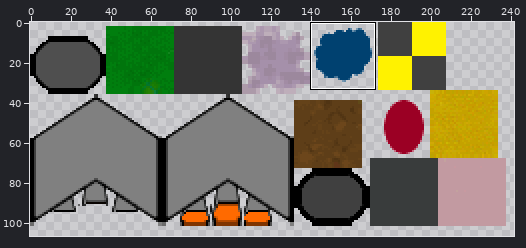
Sprite sheet: client/assets/sprites.png. Above: a wide view before the commit, with the close-up outlined.
Close-up. Old version:
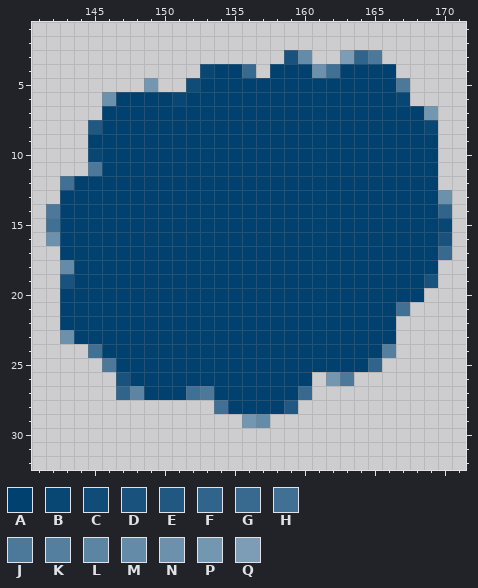
The file is 256x128 pixels. Colours within 5 levels of each other are drawn and written as one. Shown: x 141..171, y 1..32. The wide view leaves out empty margins. The commit also changed other parts of the picture, which this record leaves out.
Palette (. is transparent): A #004170  B #084674  C #104c78  D #18527d  E #205881  F #30648a  G #386a8f  H #407093  J #4c799a  K #547f9f  L #5c85a3  M #648ba8  N #6c91ac  P #7497b1  Q #7c9db5
Pixels before, first column x 142:
 3 .................DM..QFJ.....
 4 ...........BAAG.AAANHAAAA....
 5 .......P..CAAAAAAAAAAAAAAJ...
 6 ....NAAAABAAAAAAAAAAAAAAAB...
 7 ....AAAAAAAAAAAAAAAAAAAAAAAP.
 8 ...EAAAAAAAAAAAAAAAAAAAAAAAB.
 9 ...AAAAAAAAAAAAAAAAAAAAAAAAA.
10 ...BAAAAAAAAAAAAAAAAAAAAAAAA.
11 ...JAAAAAAAAAAAAAAAAAAAAAAAA.
12 .HAAAAAAAAAAAAAAAAAAAAAAAAAA.
13 .AAAAAAAAAAAAAAAAAAAAAAAAAAAN
14 JAAAAAAAAAAAAAAAAAAAAAAAAAAAF
15 HAAAAAAAAAAAAAAAAAAAAAAAAAAAB
16 NAAAAAAAAAAAAAAAAAAAAAAAAAAAD
17 .AAAAAAAAAAAAAAAAAAAAAAAAAAAG
18 .MAAAAAAAAAAAAAAAAAAAAAAAAAA.
19 .DAAAAAAAAAAAAAAAAAAAAAAAAAD.
20 .AAAAAAAAAAAAAAAAAAAAAAAAAA..
21 .AAAAAAAAAAAAAAAAAAAAAAAAH...
22 .AAAAAAAAAAAAAAAAAAAAAAAA....
23 .NAAAAAAAAAAAAAAAAAAAAAAA....
24 ...HAAAAAAAAAAAAAAAAAAAAK....
25 ....JAAAAAAAAAAAAAAAAAAF.....
26 .....DAAAAAAAAAAAAA.PJ.......
27 .....FLAAAHJAAAAAAG..........
28 ............HAAAAE...........
29 ..............PM.............
The same view after the edit:
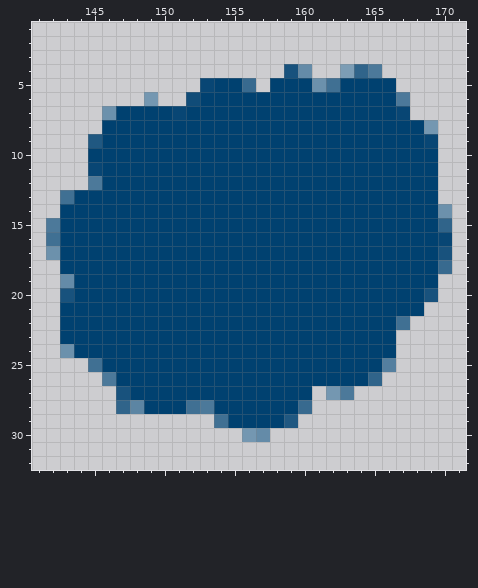
Change:
Changed rows in their new state; - is an unchanged pixel.
first column x 142:
 3 -----------------..--...-----
 4 -----------....-.DM..QFJ.----
 5 -------.--.B--G.---NH----.---
 6 ----...P..C--------------J---
 7 ----N----B---------------B..-
 8 ---.-----------------------P-
 9 ---E-----------------------B-
10 ---A-------------------------
11 ---B-------------------------
12 -..J-------------------------
13 -H--------------------------.
14 .---------------------------N
15 J---------------------------F
16 H---------------------------B
17 N---------------------------D
18 -A--------------------------G
19 -M-------------------------A-
20 -D-------------------------D-
21 -------------------------AA--
22 -------------------------H---
23 -A---------------------------
24 -NAA--------------------A----
25 ---HA------------------AK----
26 ----JA-------------AAAAF-----
27 -----DA---AA------A-PJ-------
28 -----FLAAAHJA----AG----------
29 ------------HAAAAE-----------
30 --------------PM-------------
Boxes around the changes in both close-ups, in picture pixels (x1, y1, x2, y2):
changed: (46, 50, 452, 442)
